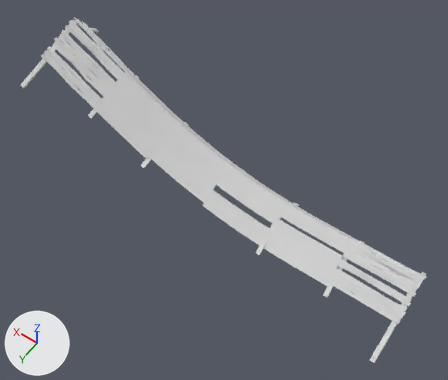
What one commit did to the FBX model csgo_addons/surf_castle/models/ramps/under_jail/under_jail.fbx.
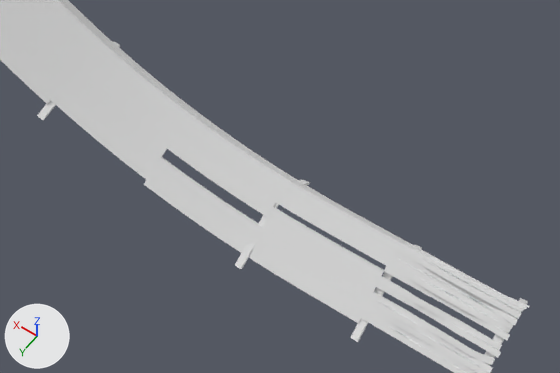
The first picture shows the older version from a 50 mm camera at (-1.0, 17.8, 26.2) aimed at (11.1, 1.0, -0.3). The close-ups show both versions on the part from 27% to 99% of the width and 26% to 83% of the height of that picture. Every picture has the same lights, and +X, +Y and +Z are marked at lower left. Where no turn or scale is listed for an object, it has been applied to the vertices.

The first close-up shows 'lev_ramp.028', 'lev_ramp.042'.
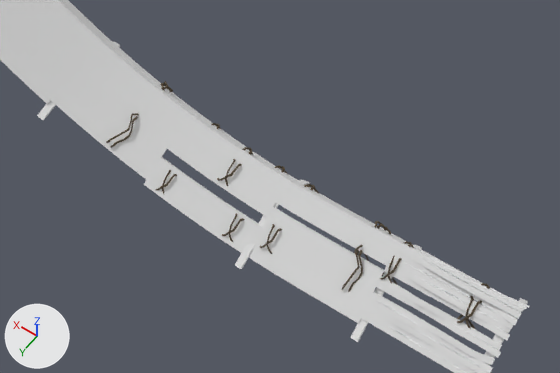
Diff of the bpy script that builds the scene:
```diff
--- a/csgo_addons/surf_castle/models/ramps/under_jail/under_jail.fbx.py
+++ b/csgo_addons/surf_castle/models/ramps/under_jail/under_jail.fbx.py
@@ img_ulztacqs_2k_albedo_jpg @@
+img_ulztacqs_2k_albedo_jpg = load_image('ulztacqs_2K_Albedo.jpg', '../../../materials/rope/ulztacqs_2K_Albedo.jpg', 256, 2048, 'sRGB')
@@ img_ulztacqs_2k_roughness_jpg @@
+img_ulztacqs_2k_roughness_jpg = load_image('ulztacqs_2K_Roughness.jpg', '../../../materials/rope/ulztacqs_2K_Roughness.jpg', 256, 2048, 'Non-Color')
@@ mat_rope @@
+mat_rope = bpy.data.materials.new('Rope')
+# uses the picture img_ulztacqs_2k_albedo_jpg
+# uses the picture img_ulztacqs_2k_roughness_jpg
@@ me_cylinder_096 @@
+me_cylinder_096.from_pydata(...)  # 2523 vertices, 2520 faces; spans x 0.9..22.0, y -1.7..0.0, z -2.2..5.3
+me_cylinder_096.materials.append(mat_rope)
@@ ob_cylinder_015 @@
+ob_cylinder_015 = bpy.data.objects.new('Cylinder.015', me_cylinder_096)
+ob_cylinder_015.location = (0.0, 0.0, 0.0)
+ob_cylinder_015.rotation_euler = (0.0, 3.142, 0.0)  # degrees (0, 180, 0)
+ob_cylinder_015.scale = (-1.0, -1.0, -1.0)
@@ ob_cylinder_014 @@
+ob_cylinder_014 = bpy.data.objects.new('Cylinder.014', me_cylinder_096.copy())
+ob_cylinder_014.location = (0.0, 0.0, 0.0)
```

Boxes [x1, y1, x2, y2] around the edits, measured in the close-ups (560 x 373 px):
'Cylinder.015', added: after [106, 113, 482, 329]
'Cylinder.014', added: after [160, 81, 490, 289]
